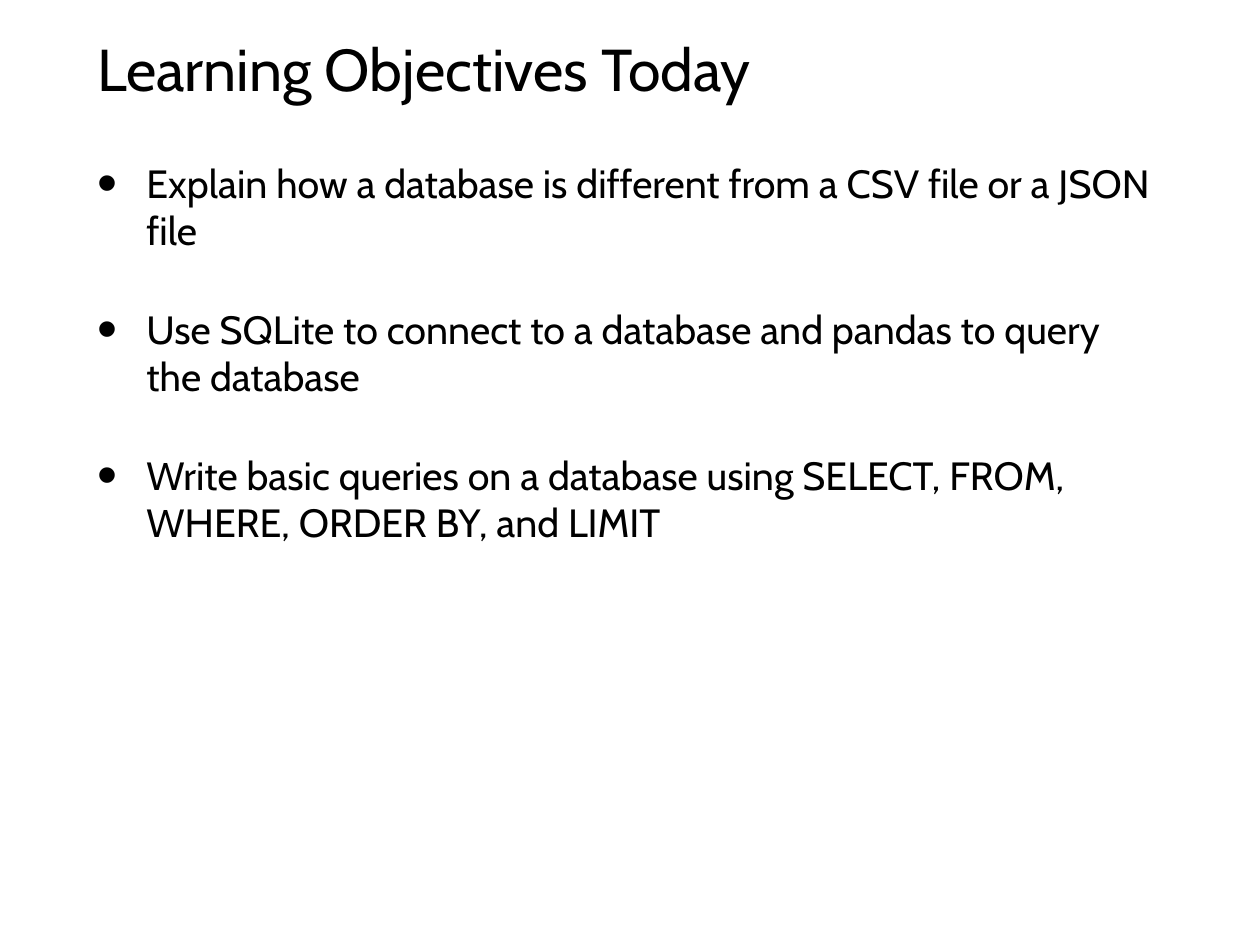
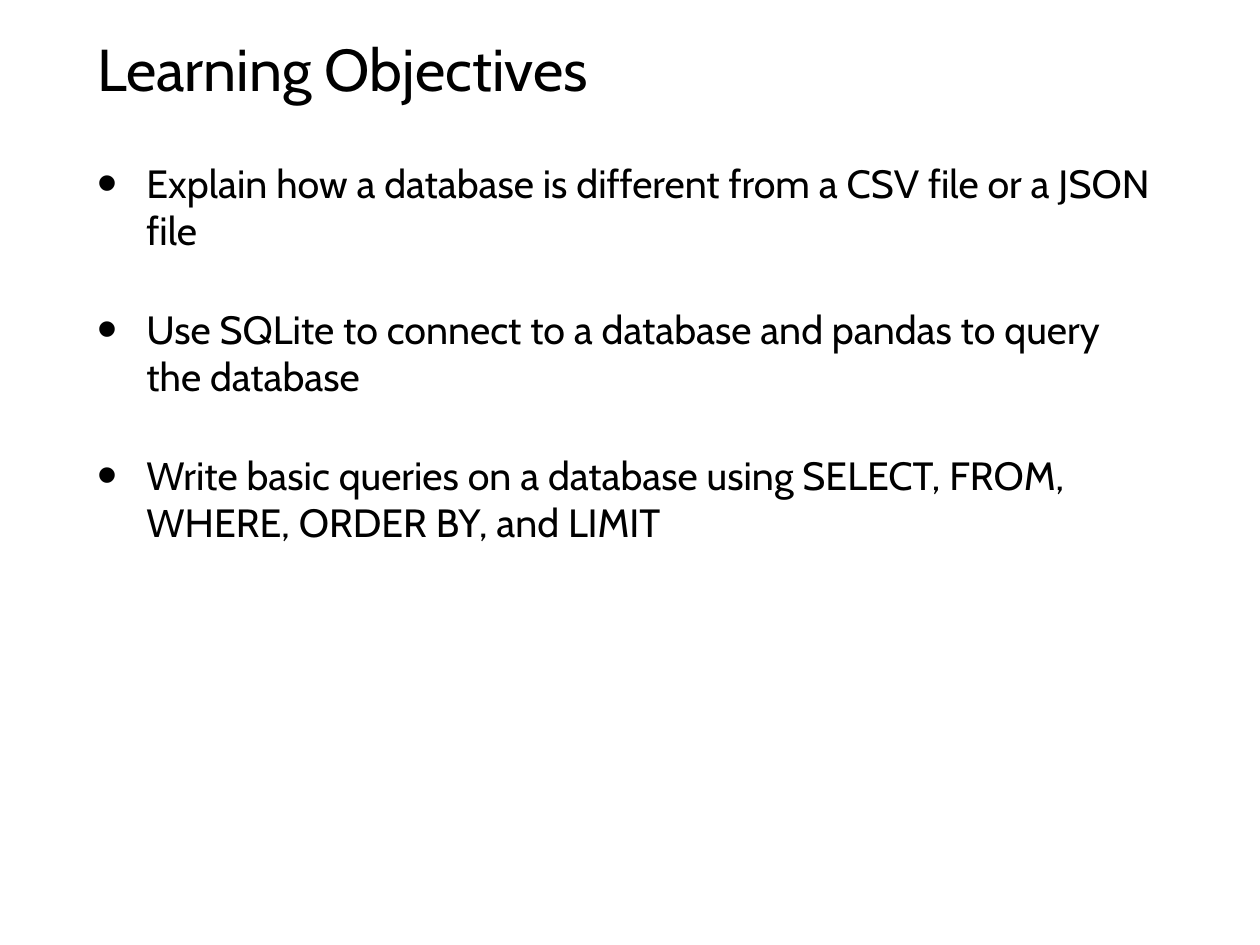
Before and after one commit to tylerharter/caraza-harter-com, a slide deck: slide 4 of tyler/meena/cs220/s22/materials/lecture_ppts/lec_32_S22.pptx. Drawn at 1260x945 pixels with LibreOffice and Linux fonts; fonts in the diff are those of the drawing. Boxes give left, top, right and bottom in pixels: in the first picture for what was removed or moved away, otherwise in the second. Text is boxed around its words. In the diff, an @@ line names an element or a change of style, - is before the commit and + after.

```diff
--- a/tyler/meena/cs220/s22/materials/lecture_ppts/lec_32_S22.pptx
+++ b/tyler/meena/cs220/s22/materials/lecture_ppts/lec_32_S22.pptx
@@ title at <box>97,46,588,105</box>: text changed @@
-Learning Objectives Today
+Learning Objectives
```
Also in this commit, not shown: 1 other slide changed, 9 other files.
